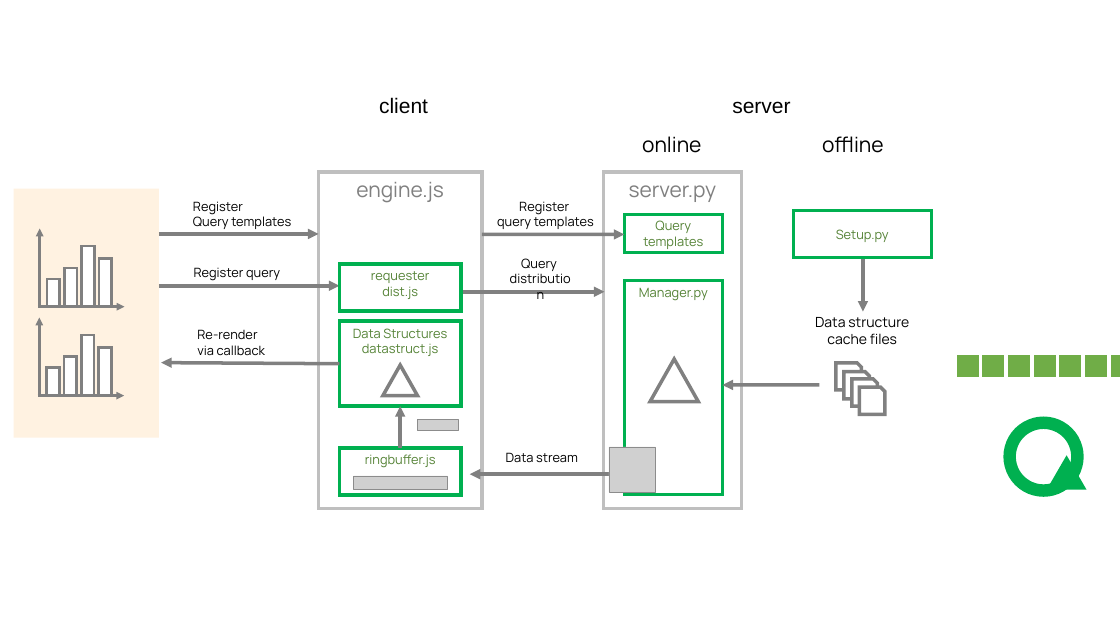
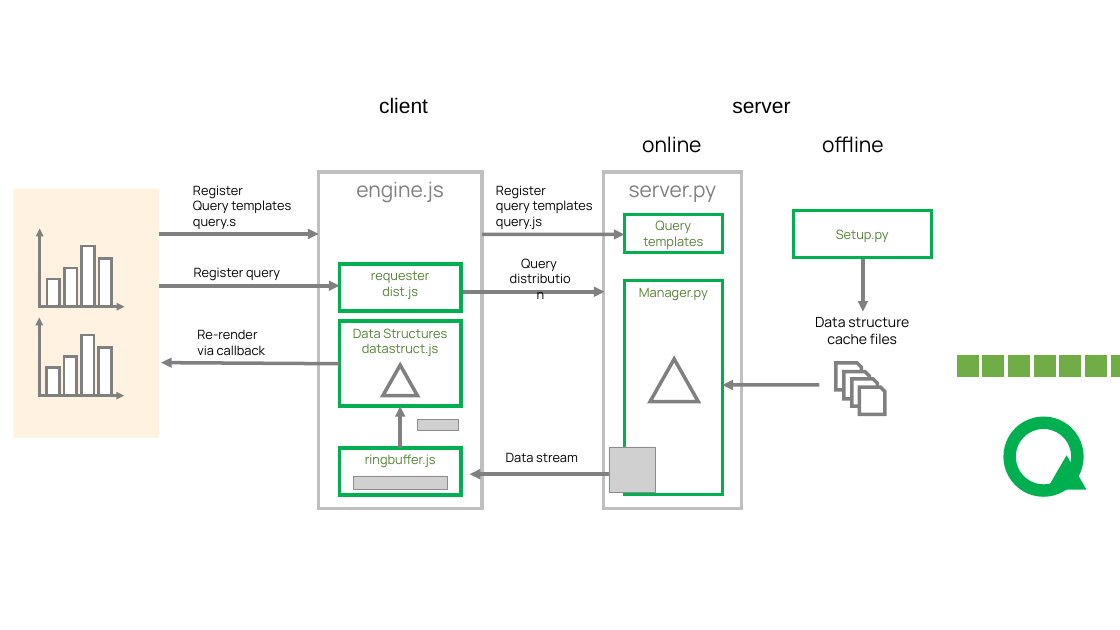
Before and after one commit to Ultra-Seven/newStream, a slide deck: slide 1 of src/prototype/arch.pptx. Drawn at 1120x630 pixels with LibreOffice and Linux fonts; fonts in the diff are those of the drawing; grey boxes stand for pictures. Boxes give left, top, right and bottom in pixels: in the first picture for what was removed or moved away, otherwise in the second. Text is boxed around its words. In the diff, an @@ line names an element or a change of style, - is before the commit and + after.

```diff
--- a/src/prototype/arch.pptx
+++ b/src/prototype/arch.pptx
@@ text "Register": place and size @@
-text "Register" at [193, 201, 291, 229]
+text "Register" at [193, 185, 291, 229]
@@ text "Register": place and size @@
-text "Register" at [497, 201, 594, 229]
+text "Register" at [496, 185, 593, 229]
@@ text at [496, 185, 593, 213]: alignment centre to left @@
@@ text at [193, 219, 236, 229]: paragraph added @@
+query.s
@@ text at [496, 216, 542, 229]: paragraph added @@
+query.js
```
Also in this commit, not shown: 1 other file.
